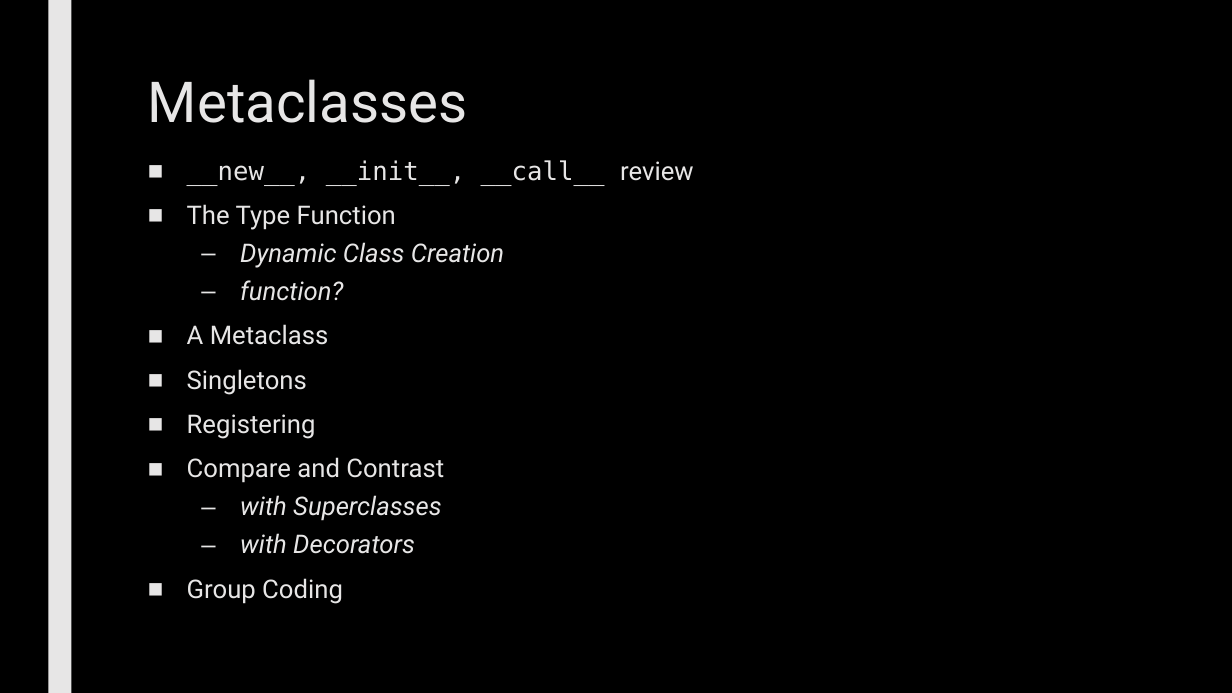
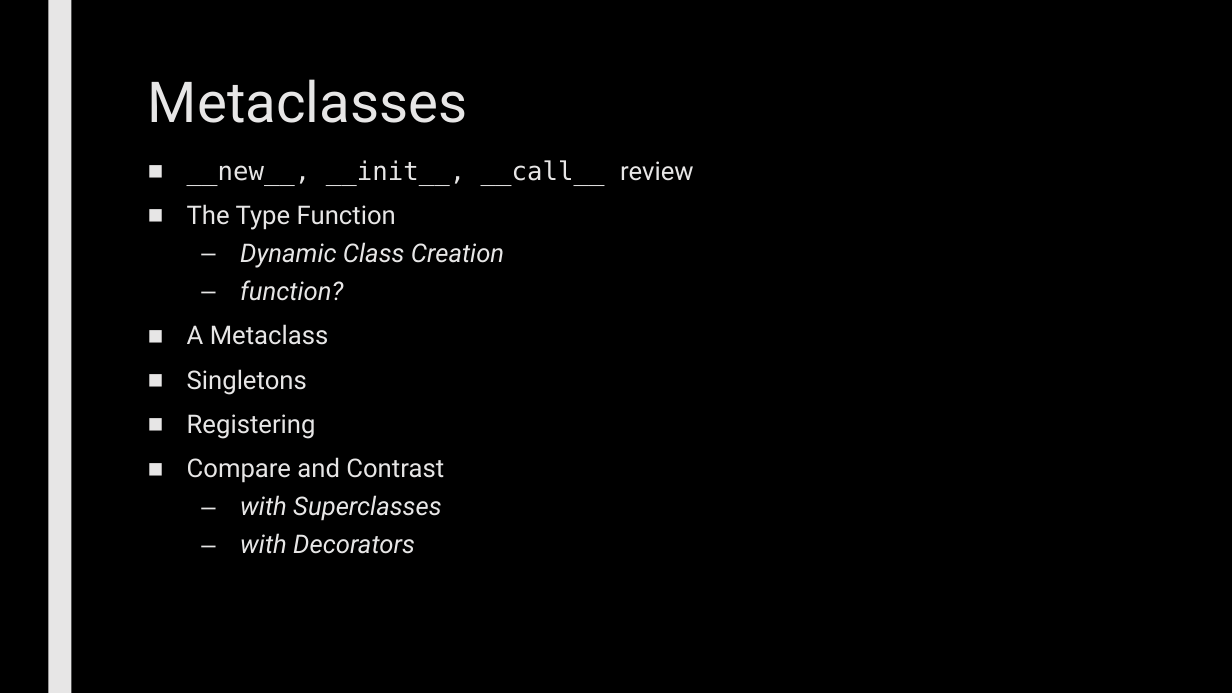
Before and after one commit to max7patek/metaprogramming, a slide deck: slide 3 of slides/05-Metaclasses.pptx (slide 2 before the commit). Drawn at 1232x693 pixels with LibreOffice and Linux fonts; fonts in the diff are those of the drawing. Boxes give left, top, right and bottom in pixels: in the first picture for what was removed or moved away, otherwise in the second. Text is boxed around its words. In the diff, an @@ line names an element or a change of style, - is before the commit and + after.

```diff
--- a/slides/05-Metaclasses.pptx
+++ b/slides/05-Metaclasses.pptx
@@ text at bbox=[187, 578, 343, 604]: paragraph removed @@
-■ Group Coding
```
Also in this commit, not shown: 9 other slides changed, 3 slides added, 10 slides removed.
